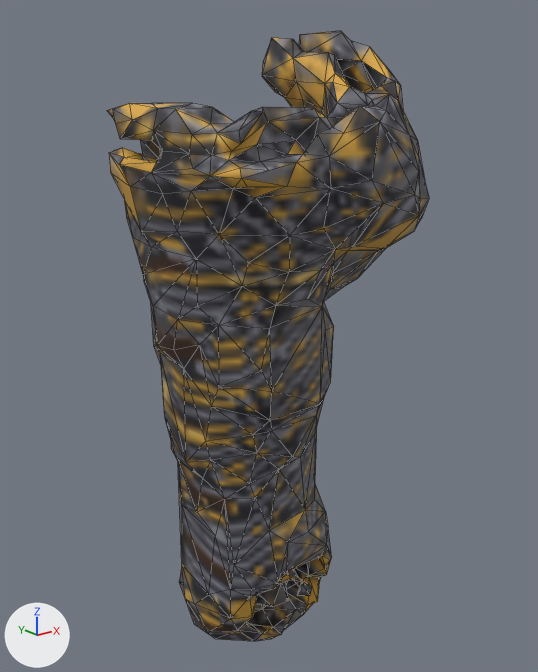
The glTF model www/proto3d/models/beth/equipment/fitted/elira/elira_chain_legendary_leg_L_lod1.glb as it was, and as the next commit left it.
Camera for both pictures: a camera (50 mm lens) standing at (-0.423, -0.958, 0.748) and looking at (0.155, -0.236, 0.459). The axes (+X, +Y, +Z) are drawn at lower left. The lights are the same throughout. The first picture is the older version. Mesh edges are drawn as thin lines. Vertices at exactly the same position are counted once.

The first picture shows 'elira_chain_legendary_leg_L_lod1'.
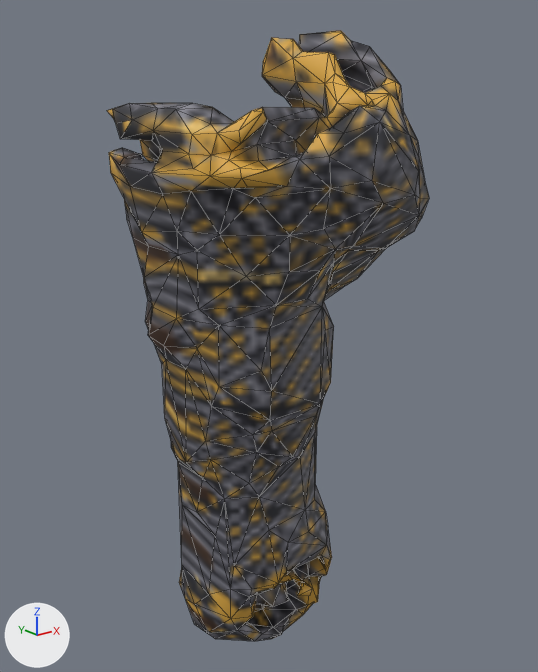
Pixel boxes [x1, y1, x2, y2] of what changed, in the pictures (538 x 672 px; the box of a moved part takes in the faces that stretch with it):
part 1 of me_elira_chain_legendary_leg_l_hi_002, moved or reshaped: [124, 134, 356, 635] in both
part 2 of me_elira_chain_legendary_leg_l_hi_002, surface changed: [107, 30, 429, 641] in both

The change, as a diff of the scene's bpy script:
```diff
--- a/www/proto3d/models/beth/equipment/fitted/elira/elira_chain_legendary_leg_L_lod1.glb.py
+++ b/www/proto3d/models/beth/equipment/fitted/elira/elira_chain_legendary_leg_L_lod1.glb.py
@@ me_elira_chain_legendary_leg_l_hi_002 @@
 # used by ob_elira_chain_legendary_leg_l_lod1; location = (0.0, 0.0, 0.0)
-me_elira_chain_legendary_leg_l_hi_002.from_pydata(...)  # 1005 vertices, 2038 faces; spans x -0.021..0.305, y -0.423..-0.085, z -0.032..0.831
+me_elira_chain_legendary_leg_l_hi_002.from_pydata(...)  # 1005 vertices, 2038 faces; spans x -0.021..0.305, y -0.423..-0.077, z -0.032..0.831
+# me_elira_chain_legendary_leg_l_hi_002 part 1: 48 vertices moved from x 0.026..0.254, y -0.381..-0.085, z 0.038..0.706 to x 0.015..0.254, y -0.382..-0.079, z 0.04..0.707; 142 vertices removed from x 0.021..0.297, y -0.384..-0.085, z -0.013..0.7; 142 vertices added at x 0.017..0.301, y -0.384..-0.077, z -0.016..0.698
+# me_elira_chain_legendary_leg_l_hi_002 part 2: 1266 kept faces spanning x -0.021..0.305, y -0.423..-0.079, z -0.032..0.831 get new texture (UV) coordinates
 me_elira_chain_legendary_leg_l_hi_002.materials.append(mat_elira_chain_legendary_leg_l_mat)
```
